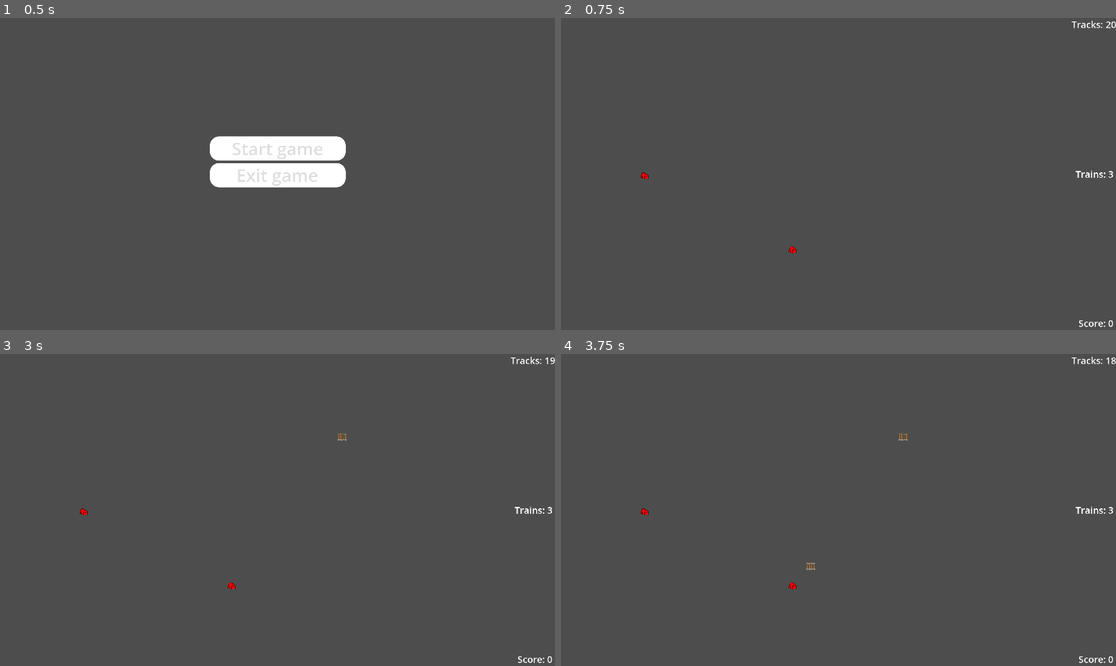
Above: before the commit, frames 1-4 (two rows, left to right).
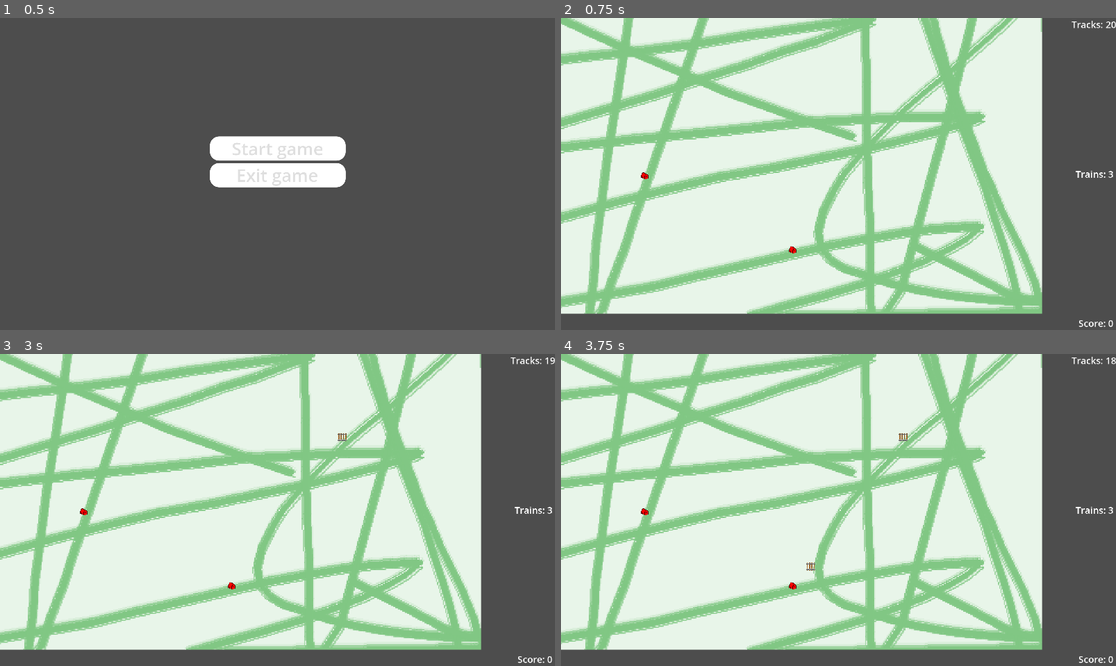
Above: after the commit, the same moments.

Repository: adrians127/euro-train
Game: Godot game, scene res://scenes/Mainmenu.tscn
Two runs of this game, one before a commit and one after it. Both use one fixed random seed, a clock stepped at 60 frames per second and the inputs below.
Inputs (mouse positions are in pixels of both pictures, inside the frame that each line leads up to):
- Up to frame 1 (0.5 s): no input
- Up to frame 2 (0.75 s): click "Start game" at 0.5 s
- Up to frame 3 (3 s): tap Enter at 1.25, 2.75 s; move the mouse to (233, 584) at 1.27 s; click (233, 584) at 1.42 s; tap Space at 2 s; move the mouse to (83, 510) at 2.02 s; click (83, 510) at 2.17 s; move the mouse to (333, 441) at 2.77 s; click (333, 441) at 2.92 s
- Up to frame 4 (3.75 s): tap Space at 3.5 s; move the mouse to (810, 572) at 3.52 s; click (810, 572) at 3.67 s

Frame 1 is identical in both runs. In frame 2, 82% of the frame differs, in the area x 0-87%, y 0-95%; in frame 3, 82%; in frame 4, 82%.

Commit message:
One whole background instead of tiles

Diff:
--- a/scenes/Main.tscn
+++ b/scenes/Main.tscn
@@ -1,9 +1,10 @@
-[gd_scene load_steps=10 format=3 uid="uid://co3l11lbmy5fb"]
+[gd_scene load_steps=11 format=3 uid="uid://co3l11lbmy5fb"]
 
 [ext_resource type="Script" uid="uid://cm4dx7dtmkdk6" path="res://scripts/Main.gd" id="1_elqb8"]
 [ext_resource type="Script" uid="uid://brpqep5x5qglu" path="res://scripts/TileMapLayer.gd" id="3_0bbpv"]
 [ext_resource type="Texture2D" uid="uid://cklt7sb7wl8kb" path="res://assets/rail.png" id="3_rarhs"]
 [ext_resource type="Texture2D" uid="uid://cprxj2eau15nb" path="res://assets/house1.png" id="4_c01mt"]
+[ext_resource type="Texture2D" uid="uid://vhedco50b5he" path="res://assets/map-test.png" id="6_c01mt"]
 [ext_resource type="Texture2D" uid="uid://br74ottxli04j" path="res://assets/test32.png" id="6_nxtc6"]
 
 [sub_resource type="TileSetAtlasSource" id="TileSetAtlasSource_jlsqs"]
@@ -71,3 +72,8 @@
 offset_top = -23.0
 grow_horizontal = 0
 grow_vertical = 0
+
+[node name="Sprite2D" type="Sprite2D" parent="."]
+show_behind_parent = true
+scale = Vector2(2, 2)
+texture = ExtResource("6_c01mt")
Binary file added: assets/map-test.png
Not shown, added: assets/map-test.png.import
